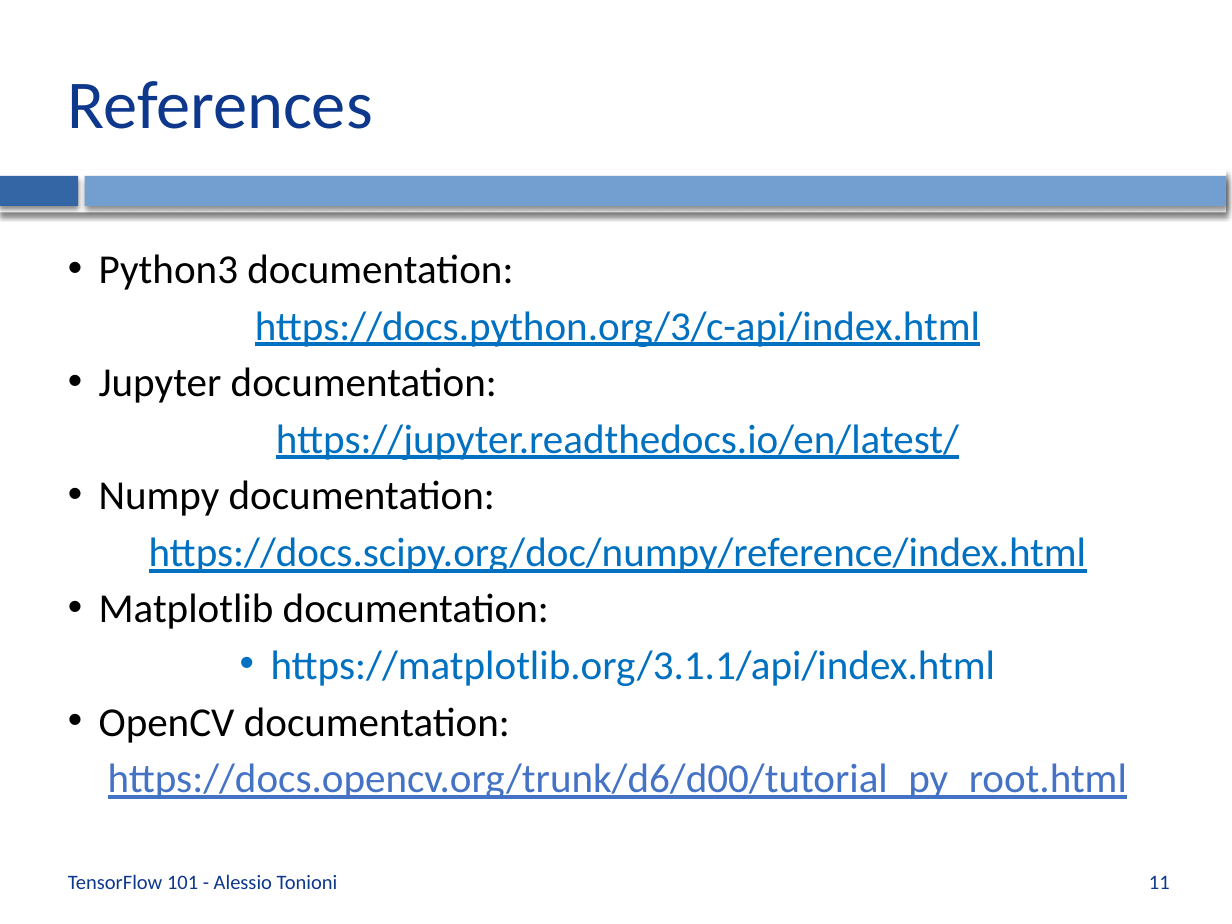
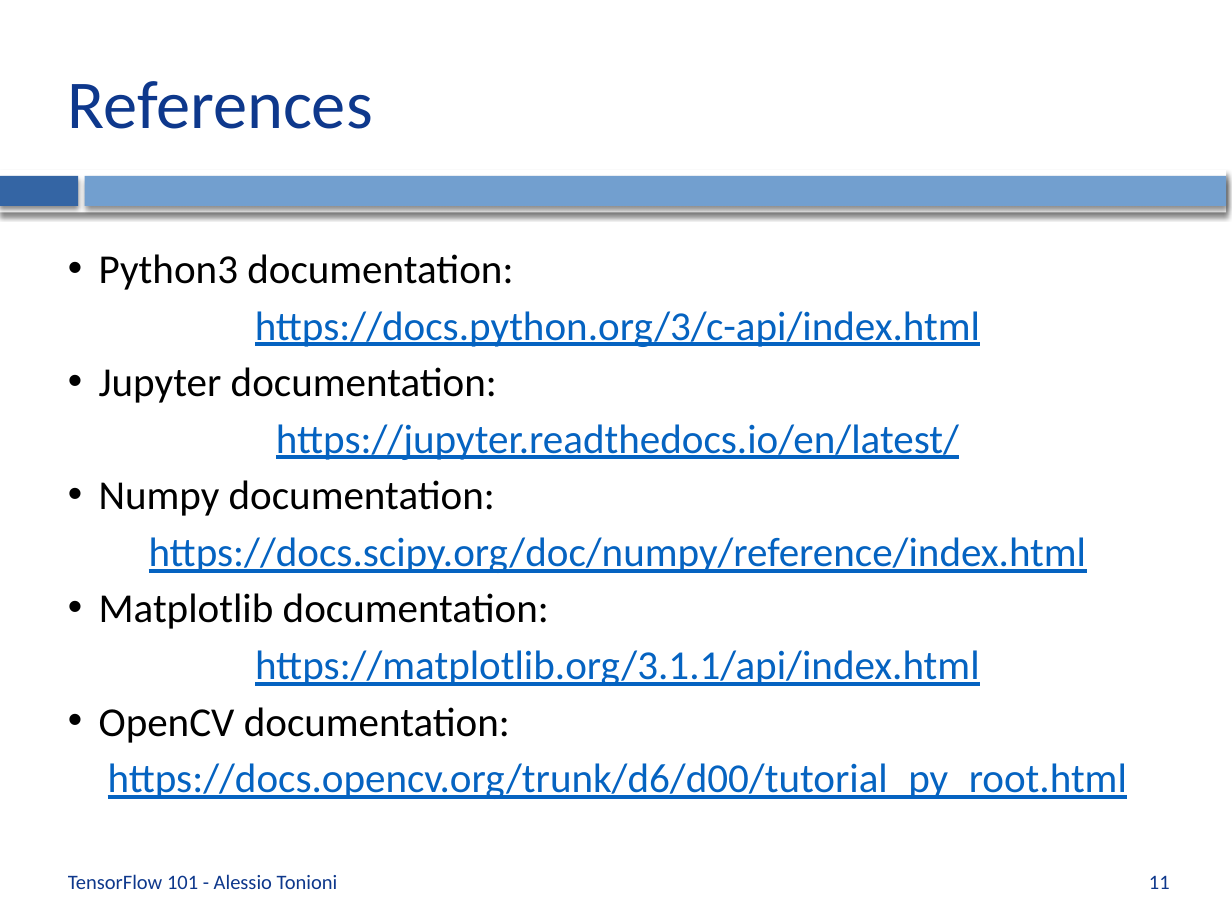
Before and after one commit to CVLAB-Unibo/ComputerVisionImageProcessing-LabSessions, a slide deck: slide 11 of LabSession0 - Initial Setup.pptx. Drawn at 1232x924 pixels with LibreOffice and Linux fonts; fonts in the diff are those of the drawing; background and template pictures are left out. Boxes give left, top, right and bottom in pixels: in the first picture for what was removed or moved away, otherwise in the second. Text is boxed around its words. In the diff, an @@ line names an element or a change of style, - is before the commit and + after.

```diff
--- a/LabSession0 - Initial Setup.pptx
+++ b/LabSession0 - Initial Setup.pptx
@@ text at (108, 311, 1127, 799): text colour #0070C0 to #0563C1 in "https://docs.python.org/3/c-api/index.html", "https://jupyter.readthedocs.io/en/latest/", "https://docs.scipy.org/doc/numpy/reference/index.html", "https://matplotlib.org/3.1.1/api/index.html"; underline on in "https://matplotlib.org/3.1.1/api/index.html"; text colour #4472C4 to #0563C1 in "https://docs.opencv.org/trunk/d6/d00/tutorial_py_root.html"; bullet • to none @@
```
Also in this commit, not shown: 1 other slide changed, 1 other file.
